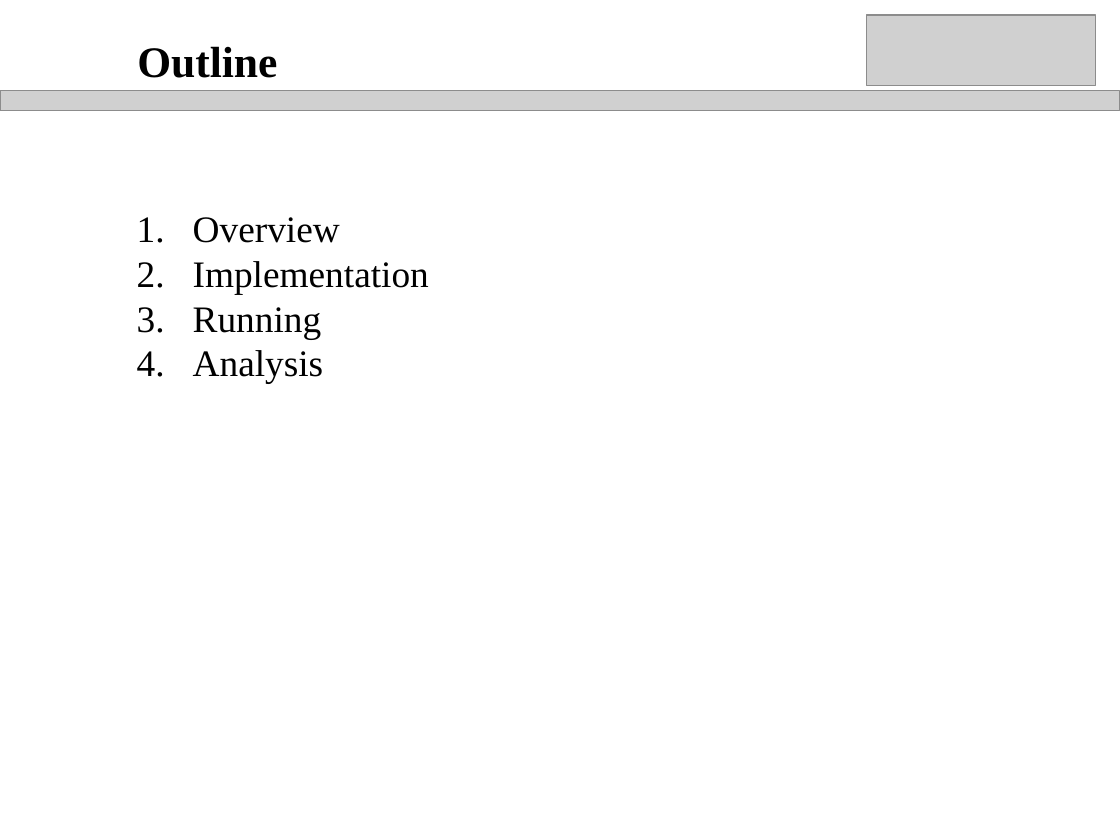
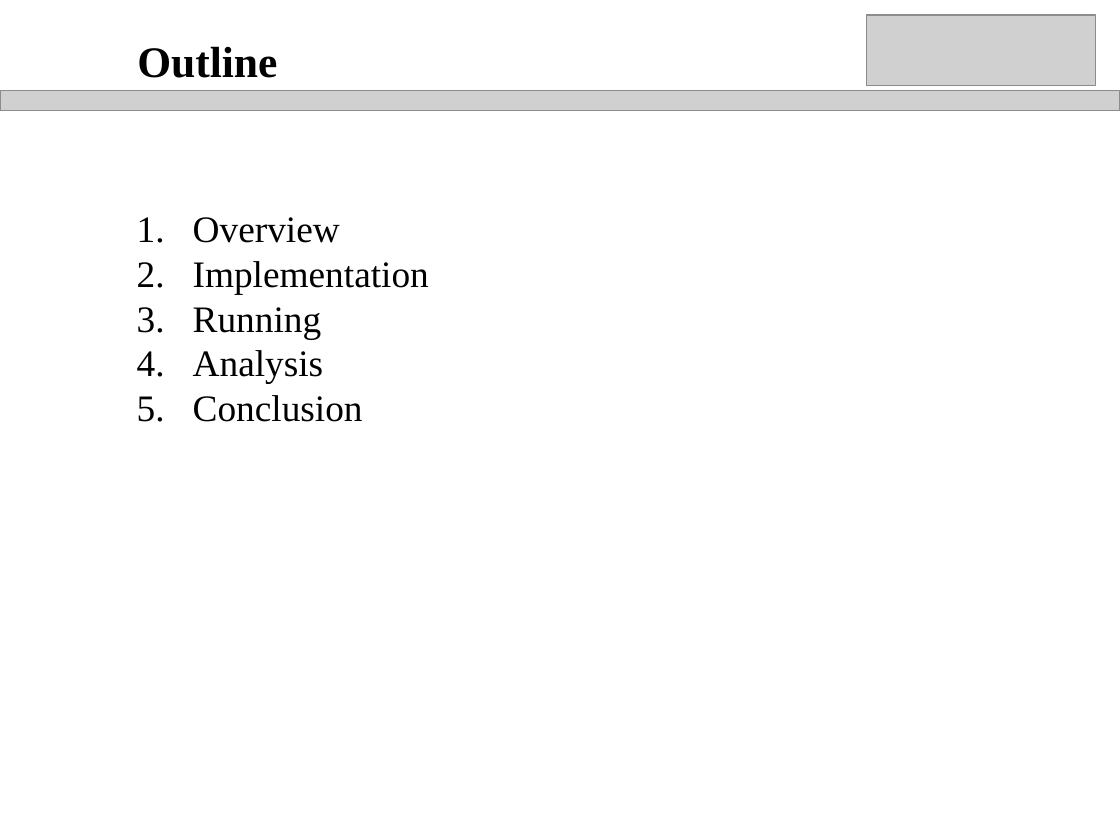
Before and after one commit to qianmai/qianmai.github.io, a slide deck: slide 2 of public/Final Presentation_QianMai.ppt. Drawn at 1120x840 pixels with LibreOffice and Linux fonts; fonts in the diff are those of the drawing; grey boxes stand for pictures; background and template pictures are left out. Boxes give left, top, right and bottom in pixels: in the first picture for what was removed or moved away, otherwise in the second. Text is boxed around its words. In the diff, an @@ line names an element or a change of style, - is before the commit and + after.

```diff
--- a/public/Final Presentation_QianMai.ppt
+++ b/public/Final Presentation_QianMai.ppt
@@ text at (193, 395, 363, 422): paragraph added @@
+5. Conclusion
```
Also in this commit, not shown: 3 other slides changed, 2 slides added.
